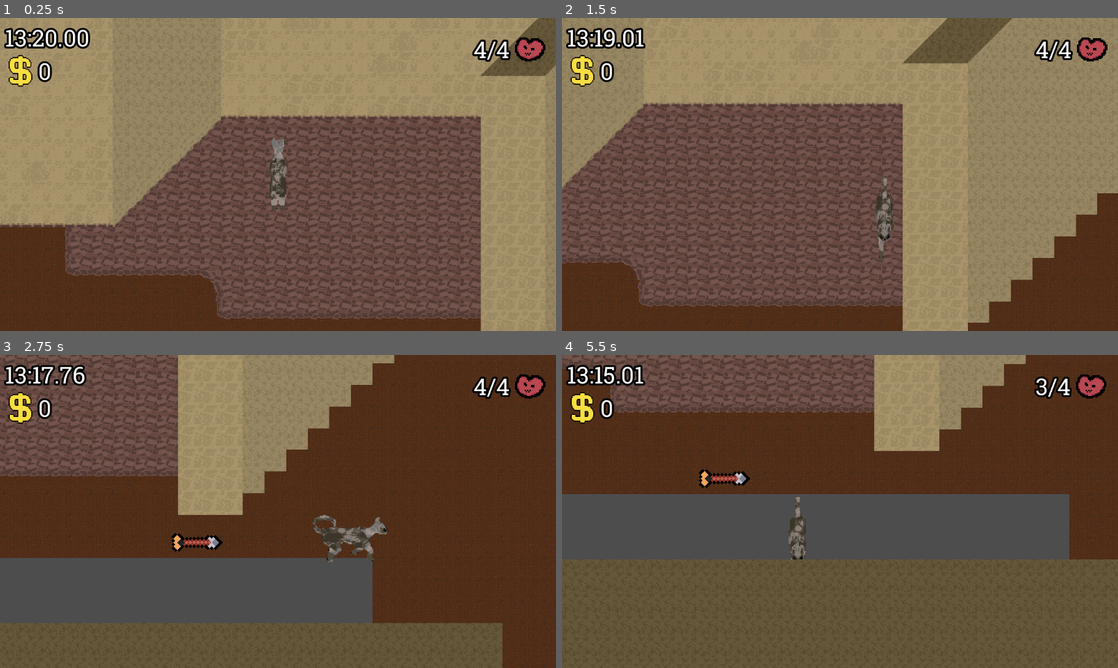
Above: before the commit, frames 1-4 (two rows, left to right).
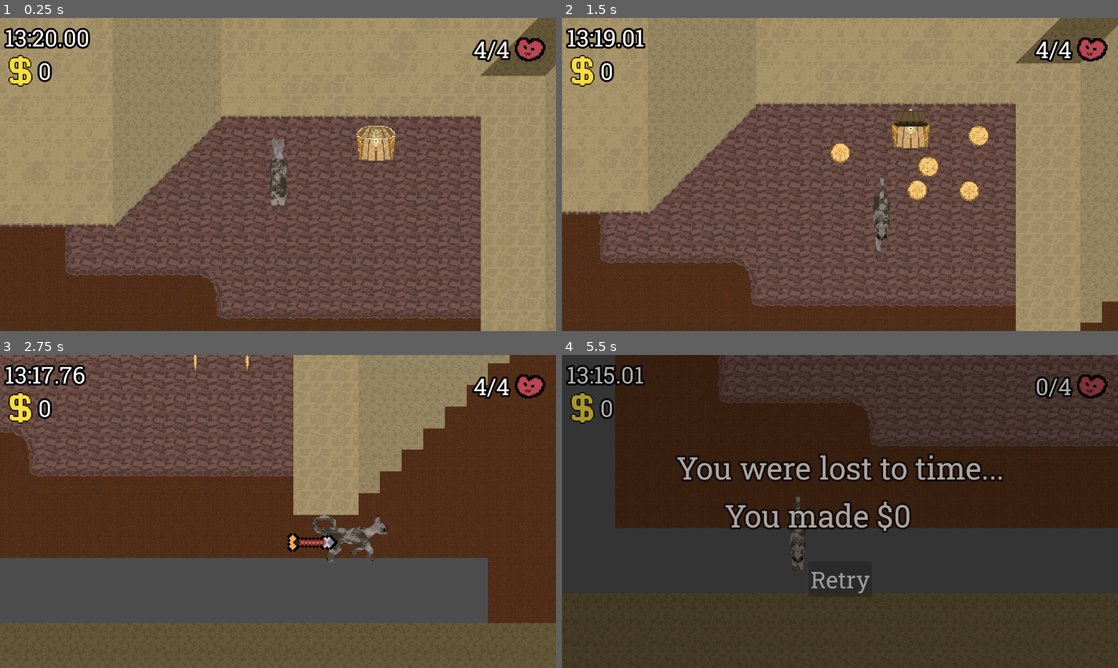
Above: after the commit, the same moments.

Repository: Emarald64/ancient-game-jam
Game: Godot game, scene res://source/main.tscn
The game is run twice, just before and just after one commit, with the same random seed, the same clock (stepped at 60 frames per second) and the same inputs.
Inputs:
- Up to frame 1 (0.25 s): no input
- Up to frame 2 (1.5 s): tap Enter at 0.5 s; hold D (move_right) 0.53-1.28 s; hold S (move_down) from 1.28 s (still down)
- Up to frame 3 (2.75 s): release S (move_down) at 2.03 s; hold D (move_right) from 2.03 s (still down)
- Up to frame 4 (5.5 s): release D (move_right) at 2.78 s; hold W (move_up) 2.78-3.53 s; hold A (move_left) 3.53-5.03 s; hold S (move_down) from 5.03 s (still down)

The runs differ from the first frame. In frame 1, 0.6% of the frame differs, in the area x 64-72%, y 34-46%; in frame 2, 42%; in frame 3, 29%; in frame 4, 84%, in the area x 0-100%, y 0-100%.

Commit message:
made chest not spawn coins insideplayer and immedietly pick them up

Diff:
--- /dev/null
+++ b/source/arrow.tscn
@@ -0,0 +1,24 @@
+[gd_scene format=3 uid="uid://cjaopc2wnvuna"]
+
+[ext_resource type="Texture2D" uid="uid://b62lmow2kdj7s" path="res://arte/arrow.png" id="1_j5f05"]
+[ext_resource type="Script" uid="uid://bqmqwvfvgh234" path="res://source/game_objects/arrow.gd" id="1_ytg3r"]
+
+[sub_resource type="RectangleShape2D" id="RectangleShape2D_a6585"]
+size = Vector2(15, 4)
+
+[node name="Arrow" type="Area2D" unique_id=69683953]
+texture_filter = 1
+scale = Vector2(4, 4)
+collision_layer = 4
+collision_mask = 0
+script = ExtResource("1_ytg3r")
+metadata/remove_on_hit = true
+metadata/damage = 1
+
+[node name="Sprite2D" type="Sprite2D" parent="." unique_id=165790948]
+rotation = 0.7853982
+texture = ExtResource("1_j5f05")
+
+[node name="CollisionShape2D" type="CollisionShape2D" parent="." unique_id=1604702037]
+position = Vector2(1.5, 0)
+shape = SubResource("RectangleShape2D_a6585")
--- /dev/null
+++ b/source/arrow_spawner.tscn
@@ -0,0 +1,13 @@
+[gd_scene format=3 uid="uid://b0hplp6ipk7gj"]
+
+[ext_resource type="Script" uid="uid://iq8fujmhr2a6" path="res://source/game_objects/arrow_spawner.gd" id="1_g84ck"]
+[ext_resource type="PackedScene" uid="uid://cjaopc2wnvuna" path="res://source/arrow.tscn" id="2_qgvqi"]
+
+[node name="ArrowSpawner" type="Node2D" unique_id=758422277]
+script = ExtResource("1_g84ck")
+arrow_scene = ExtResource("2_qgvqi")
+
+[node name="Timer" type="Timer" parent="." unique_id=740319772]
+autostart = true
+
+[connection signal="timeout" from="Timer" to="." method="shoot_arrow"]
--- a/source/game_objects/chest.gd
+++ b/source/game_objects/chest.gd
@@ -9,15 +9,15 @@
 
 func open():
 	if not opened:
-		$Sprite2D.frame=1
+		opened = true
+		$ChestSprite.play("open")
 		for drop in get_children():
 			if not drop.is_in_group("not_dropped_from_chest"):
 				var drop_target=randf_range(drop_radius_minimum,drop_radius_maximum)*Vector2.from_angle(randf_range(drop_angle_minimum,drop_angle_maximum))
 				var tween=create_tween()
 				tween.set_ease(Tween.EASE_OUT)
 				tween.tween_property(drop,"position",drop_target,.5)
+				tween.tween_property(drop, "monitorable", true, 0)
 				drop.show()
-				if drop is Area2D:
-					drop.set_deferred("monitorable",true)
 				if drop.has_method("_on_found_in_chest"):
 					drop._on_found_in_chest()
--- a/source/game_objects/chest.tscn
+++ b/source/game_objects/chest.tscn
@@ -1,9 +1,54 @@
 [gd_scene format=3 uid="uid://dljttdmrkalih"]
 
 [ext_resource type="Script" uid="uid://bpw4cnyi6agdr" path="res://source/game_objects/chest.gd" id="1_o1gol"]
+[ext_resource type="PackedScene" uid="uid://c00mqs60qi573" path="res://source/pickups/coin.tscn" id="2_jyja1"]
+[ext_resource type="Texture2D" uid="uid://bx5kknofodpsj" path="res://arte/chest01.png" id="2_ms0jn"]
 
 [sub_resource type="RectangleShape2D" id="RectangleShape2D_a6585"]
-size = Vector2(64, 64)
+size = Vector2(100, 92)
+
+[sub_resource type="AtlasTexture" id="AtlasTexture_jyja1"]
+atlas = ExtResource("2_ms0jn")
+region = Rect2(0, 0, 64, 64)
+
+[sub_resource type="AtlasTexture" id="AtlasTexture_d0yiv"]
+atlas = ExtResource("2_ms0jn")
+region = Rect2(64, 0, 64, 64)
+
+[sub_resource type="AtlasTexture" id="AtlasTexture_m3uby"]
+atlas = ExtResource("2_ms0jn")
+region = Rect2(128, 0, 64, 64)
+
+[sub_resource type="AtlasTexture" id="AtlasTexture_jb2a2"]
+atlas = ExtResource("2_ms0jn")
+region = Rect2(192, 0, 64, 64)
+
+[sub_resource type="AtlasTexture" id="AtlasTexture_8vugr"]
+atlas = ExtResource("2_ms0jn")
+region = Rect2(256, 0, 64, 64)
+
+[sub_resource type="SpriteFrames" id="SpriteFrames_6j2d2"]
+animations = [{
+"frames": [{
+"duration": 1.0,
+"texture": SubResource("AtlasTexture_jyja1")
+}, {
+"duration": 0.5,
+"texture": SubResource("AtlasTexture_d0yiv")
+}, {
+"duration": 0.5,
+"texture": SubResource("AtlasTexture_m3uby")
+}, {
+"duration": 0.75,
+"texture": SubResource("AtlasTexture_jb2a2")
+}, {
+"duration": 1.0,
+"texture": SubResource("AtlasTexture_8vugr")
+}],
+"loop": 0,
+"name": &"open",
+"speed": 7.0
+}]
 
 [sub_resource type="RectangleShape2D" id="RectangleShape2D_o1gol"]
 size = Vector2(32, 32)
@@ -13,6 +58,26 @@
 drop_radius_minimum = 32.0
 drop_radius_maximum = 128.0
 
+[node name="Coin" parent="." unique_id=447885250 instance=ExtResource("2_jyja1")]
+visible = false
+monitorable = false
+
+[node name="Coin2" parent="." unique_id=1086721827 instance=ExtResource("2_jyja1")]
+visible = false
+monitorable = false
+
+[node name="Coin3" parent="." unique_id=112356310 instance=ExtResource("2_jyja1")]
+visible = false
+monitorable = false
+
+[node name="Coin4" parent="." unique_id=644425571 instance=ExtResource("2_jyja1")]
+visible = false
+monitorable = false
+
+[node name="Coin5" parent="." unique_id=1382139587 instance=ExtResource("2_jyja1")]
+visible = false
+monitorable = false
+
 [node name="DetectPlayer" type="Area2D" parent="." unique_id=180254239 groups=["not_dropped_from_chest"]]
 collision_layer = 0
 collision_mask = 8
@@ -20,7 +85,13 @@
 [node name="CollisionShape2D" type="CollisionShape2D" parent="DetectPlayer" unique_id=446124291]
 shape = SubResource("RectangleShape2D_a6585")
 
-[node name="Sprite2D" type="Sprite2D" parent="." unique_id=1895803154 groups=["not_dropped_from_chest"]]
+[node name="ChestSprite" type="AnimatedSprite2D" parent="." unique_id=527328317 groups=["not_dropped_from_chest"]]
+z_index = -1
+texture_filter = 1
+position = Vector2(0, -8)
+scale = Vector2(1.25, 1.25)
+sprite_frames = SubResource("SpriteFrames_6j2d2")
+animation = &"open"
 
 [node name="StaticBody2D" type="StaticBody2D" parent="." unique_id=1508442113 groups=["not_dropped_from_chest"]]
 
--- a/source/main.tscn
+++ b/source/main.tscn
@@ -12,7 +12,8 @@
 [ext_resource type="Script" uid="uid://bjl68sof7gcws" path="res://source/pickups/money_pickup.gd" id="6_s8x7u"]
 [ext_resource type="PackedScene" uid="uid://dyaer2q370u5u" path="res://source/ui/screen_wipe.tscn" id="7_d5d55"]
 [ext_resource type="PackedScene" uid="uid://c00mqs60qi573" path="res://source/pickups/coin.tscn" id="8_rewae"]
-[ext_resource type="PackedScene" uid="uid://du3t3pukavbvk" path="res://source/arrow_spawner.tscn" id="13_lnbay"]
+[ext_resource type="PackedScene" uid="uid://b0hplp6ipk7gj" path="res://source/arrow_spawner.tscn" id="13_lnbay"]
+[ext_resource type="PackedScene" uid="uid://dljttdmrkalih" path="res://source/game_objects/chest.tscn" id="14_r5lv5"]
 
 [node name="Main" type="Node2D" unique_id=1110147883]
 script = ExtResource("1_2uit2")
@@ -99,6 +100,9 @@
 [node name="ArrowSpawner" parent="." unique_id=758422277 instance=ExtResource("13_lnbay")]
 position = Vector2(45, 617)
 
+[node name="Chest" parent="." unique_id=1748872296 instance=ExtResource("14_r5lv5")]
+position = Vector2(613, 262)
+
 [connection signal="collected_money" from="Player" to="UILayer/VBoxContainer/MoneyCounter" method="add_money"]
 [connection signal="time_up" from="UILayer/VBoxContainer/GameTimer" to="UILayer/TimeOutAnimation" method="play"]
 [connection signal="time_up" from="UILayer/VBoxContainer/GameTimer" to="Player" method="die" binds= [false]]
--- a/source/player.tscn
+++ b/source/player.tscn
@@ -19,7 +19,6 @@
 frame_progress = 0.7605645
 
 [node name="CollisionShape2D" type="CollisionShape2D" parent="." unique_id=135320124]
-visible = false
 shape = SubResource("RectangleShape2D_a6585")
 
 [node name="Pickup" type="Area2D" parent="." unique_id=969742239]
--- a/source/tile_set.tres
+++ b/source/tile_set.tres
@@ -67,13 +67,21 @@
 5:3/0 = 0
 4:3/0 = 0
 4:7/0 = 0
+4:7/0/physics_layer_0/polygon_0/points = PackedVector2Array(-16, -16, 16, -16, 16, 16, -16, 16)
 3:8/0 = 0
+3:8/0/physics_layer_0/polygon_0/points = PackedVector2Array(-16, -16, 16, -16, 16, 16, -16, 16)
 1:8/0 = 0
+1:8/0/physics_layer_0/polygon_0/points = PackedVector2Array(-16, -16, 16, -16, 16, 16, -16, 16)
 2:8/0 = 0
+2:8/0/physics_layer_0/polygon_0/points = PackedVector2Array(-16, -16, 16, -16, 16, 16, -16, 16)
 2:7/0 = 0
+2:7/0/physics_layer_0/polygon_0/points = PackedVector2Array(-16, -16, 16, -16, -16, 16)
 3:7/0 = 0
+3:7/0/physics_layer_0/polygon_0/points = PackedVector2Array(-16, -16, 16, -16, -16, 16)
 6:6/0 = 0
+6:6/0/physics_layer_0/polygon_0/points = PackedVector2Array(-16, -16, 16, -16, 16, 16, -16, 16)
 7:6/0 = 0
+7:6/0/physics_layer_0/polygon_0/points = PackedVector2Array(-16, -16, 16, -16, 16, 16, -16, 16)
 
 [resource]
 tile_size = Vector2i(32, 32)
Binary file added: arte/chest01.png
Not shown, added: arte/chest01.png.import
